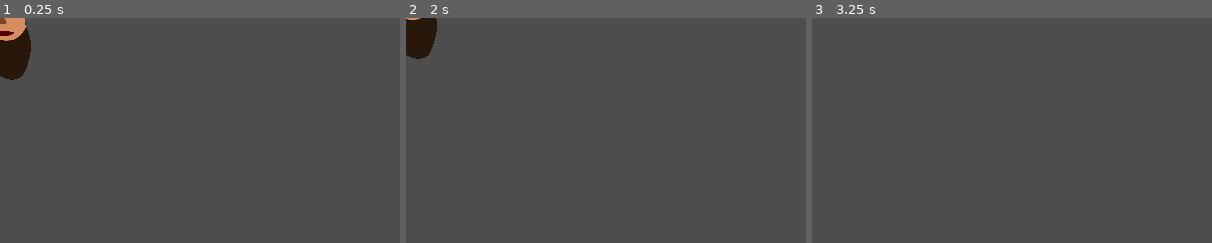
Above: before the commit, frames 1-3 (left to right).
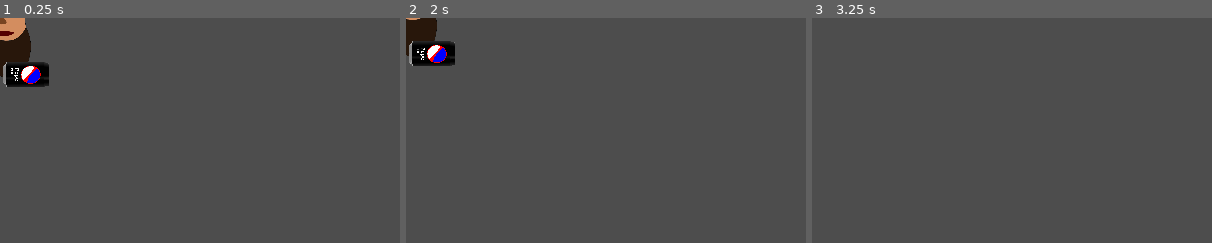
Above: after the commit, the same moments.

Repository: Seakorv/SmokeCheesesOfPapaTrouga
Game: Godot game, scene res://Scenes/player.tscn
The game is run twice, just before and just after one commit, with the same random seed, the same clock (stepped at 60 frames per second) and the same inputs. Before the commit the project starts from res://player.tscn.
Inputs:
- Up to frame 1 (0.25 s): no input
- Up to frame 2 (2 s): tap Enter at 0.5 s; hold W (move_up) 0.53-1.28 s; tap Space (shoot_pepemake) at 0.6, 1.35 s; tap F1 (reset) at 1.25 s; hold S (move_down) from 1.28 s (still down)
- Up to frame 3 (3.25 s): release S (move_down) at 2.03 s; hold W (move_up) from 2.03 s (still down); tap Space (shoot_pepemake) at 2.1, 2.85 s; tap F1 (reset) at 2.75 s
The pictures show only the part of the screen within x 0-50%, y 0-50%; the shares and areas given below are measured in that part.

The runs differ from the first frame. In frame 1, 1.2% of the frame differs, in the area x 0-13%, y 19-31%; in frame 2, 1.2%, in the area x 0-13%, y 10-22%; in frame 3, nothing differs.

Commit message:
pepemake shoot is done

Diff:
--- /dev/null
+++ b/Scenes/gee_bullet.tscn
@@ -0,0 +1,28 @@
+[gd_scene load_steps=4 format=3 uid="uid://dqmx43sas0qov"]
+
+[ext_resource type="Script" path="res://Scripts/gee_bullet.gd" id="1_bqas3"]
+[ext_resource type="Texture2D" uid="uid://bu3ptgxbr77p1" path="res://Assets/Projectiles/GeePNG.png" id="1_d2wg1"]
+
+[sub_resource type="CapsuleShape2D" id="CapsuleShape2D_l5g1v"]
+radius = 13.1404
+height = 38.4675
+
+[node name="GeeBullet" type="Area2D"]
+script = ExtResource("1_bqas3")
+
+[node name="Sprite2D" type="Sprite2D" parent="."]
+position = Vector2(2.08165e-12, 2.08165e-12)
+scale = Vector2(0.0615431, 0.0626749)
+texture = ExtResource("1_d2wg1")
+
+[node name="CollisionShape2D" type="CollisionShape2D" parent="."]
+position = Vector2(6.17259e-09, 1)
+rotation = -0.169723
+scale = Vector2(1.33005, 1.33005)
+shape = SubResource("CapsuleShape2D_l5g1v")
+
+[node name="VisibleOnScreenNotifier2D" type="VisibleOnScreenNotifier2D" parent="."]
+position = Vector2(-28, 1)
+scale = Vector2(0.375, 1.77795)
+
+[connection signal="screen_exited" from="VisibleOnScreenNotifier2D" to="." method="_on_visible_on_screen_notifier_2d_screen_exited"]
--- a/kivikyläland.tscn
+++ b/Scenes/kivikyläland.tscn
@@ -1,7 +1,7 @@
 [gd_scene load_steps=3 format=3 uid="uid://cwcnq84t0llm6"]
 
 [ext_resource type="Script" path="res://Scripts/kivikyläland.gd" id="1_f8oof"]
-[ext_resource type="PackedScene" uid="uid://bfmnvh7fn6avc" path="res://player.tscn" id="2_d8r7w"]
+[ext_resource type="PackedScene" uid="uid://bfmnvh7fn6avc" path="res://Scenes/player.tscn" id="2_d8r7w"]
 
 [node name="Kivikyläland" type="Node2D"]
 script = ExtResource("1_f8oof")
@@ -11,3 +11,5 @@
 
 [node name="SpawnPosition" type="Marker2D" parent="."]
 position = Vector2(150, 540)
+
+[node name="PepeMakeAse" type="Node2D" parent="."]
--- a/player.tscn
+++ b/Scenes/player.tscn
@@ -1,7 +1,8 @@
-[gd_scene load_steps=3 format=3 uid="uid://bfmnvh7fn6avc"]
+[gd_scene load_steps=4 format=3 uid="uid://bfmnvh7fn6avc"]
 
 [ext_resource type="Texture2D" uid="uid://cyc7s1e0yu5th" path="res://Assets/Characters/PapaT.png" id="1_p6dtd"]
 [ext_resource type="Script" path="res://Scripts/PapaTMainChar.gd" id="1_pyuuv"]
+[ext_resource type="Texture2D" uid="uid://x3dkwwfxvmpq" path="res://Assets/Characters/pepeMake.png" id="3_xn5u2"]
 
 [node name="PapaT" type="CharacterBody2D" groups=["player"]]
 motion_mode = 1
@@ -17,3 +18,11 @@
 position = Vector2(-147, -198)
 scale = Vector2(2.2739, 2.36812)
 polygon = PackedVector2Array(35, 43, 47, 36, 60, 33, 68, 33, 76, 37, 82, 51, 103, 57, 104, 60, 101, 63, 95, 66, 89, 67, …(245 unchanged characters)…
+
+[node name="PepeMake" type="Sprite2D" parent="."]
+position = Vector2(62.5806, 135.5)
+scale = Vector2(0.0551538, 0.0551538)
+texture = ExtResource("3_xn5u2")
+
+[node name="Muzzle" type="Marker2D" parent="."]
+position = Vector2(131, 136)
--- a/Scripts/PapaTMainChar.gd
+++ b/Scripts/PapaTMainChar.gd
@@ -1,8 +1,16 @@
 extends CharacterBody2D
 
+signal pepeM_shot(gee_scene, location)
 
 const SPEED = 1000.0
 
+@onready var muzzle = $Muzzle
+
+var gee_scene = preload("res://Scenes/gee_bullet.tscn")
+
+func _process(delta):
+	if Input.is_action_just_pressed("shoot_pepemake"):
+		shoot()
 
 func _physics_process(delta):
 
@@ -12,3 +20,6 @@
 	var direction = Vector2(0, Input.get_axis("move_up", "move_down"))
 	velocity = direction * SPEED
 	move_and_slide()
+
+func shoot():
+	pepeM_shot.emit(gee_scene, muzzle.global_position)
--- /dev/null
+++ b/Scripts/gee_bullet.gd
@@ -0,0 +1,9 @@
+extends Area2D
+
+@export var speed = 1000
+
+func _physics_process(delta):
+	global_position.x += speed * delta
+
+func _on_visible_on_screen_notifier_2d_screen_exited():
+	queue_free()
--- a/Scripts/kivikyläland.gd
+++ b/Scripts/kivikyläland.gd
@@ -1,6 +1,7 @@
 extends Node2D
 
 @onready var player_spawn = $SpawnPosition
+@onready var pepe_make_ase = $PepeMakeAse
 
 var player = null
 
@@ -8,9 +9,15 @@
 	player = get_tree().get_first_node_in_group("player")
 	assert(player!=null)
 	player.global_position = player_spawn.global_position
+	player.pepeM_shot.connect(_on_player_gee_shot)
 
 func _process(delta):
 	if Input.is_action_just_pressed("quit"):
 		get_tree().quit()
 	elif Input.is_action_just_pressed("reset"):
 		get_tree().reload_current_scene()
+
+func _on_player_gee_shot(gee_scene, location):
+	var gee = gee_scene.instantiate()
+	gee.global_position = location
+	pepe_make_ase.add_child(gee)
--- a/project.godot
+++ b/project.godot
@@ -11,7 +11,7 @@
 [application]
 
 config/name="Smokecheeses of Papa Trouga"
-run/main_scene="res://player.tscn"
+run/main_scene="res://Scenes/player.tscn"
 config/features=PackedStringArray("4.2", "Mobile")
 config/icon="res://icon.svg"
 
@@ -62,7 +62,7 @@
 "events": [Object(InputEventKey,"resource_local_to_scene":false,"resource_name":"","device":-1,"window_id":0,"alt_pressed":false,"shift_pressed":false,"ctrl_pressed":false,"meta_pressed":false,"pressed":false,"keycode":0,"physical_keycode":32,"key_label":0,"unicode":32,"echo":false,"script":null)
 ]
 }
-shoot_gee={
+shoot_geenade={
 "deadzone": 0.5,
 "events": [Object(InputEventKey,"resource_local_to_scene":false,"resource_name":"","device":-1,"window_id":0,"alt_pressed":false,"shift_pressed":false,"ctrl_pressed":false,"meta_pressed":false,"pressed":false,"keycode":0,"physical_keycode":69,"key_label":0,"unicode":101,"echo":false,"script":null)
 ]
Binary file added: Assets/Characters/pepeMake.png
Not shown, added: Assets/Characters/pepeMake.png.import
Binary file added: Assets/Projectiles/GeePNG.png
Not shown, added: Assets/Projectiles/GeePNG.png.import
